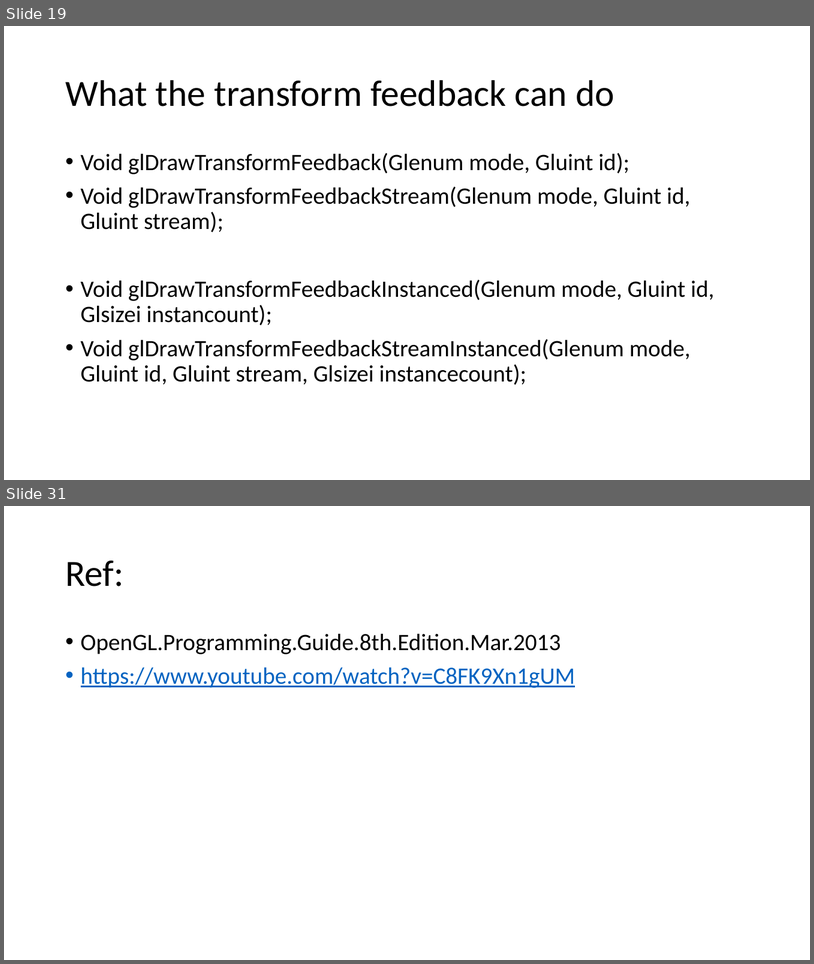
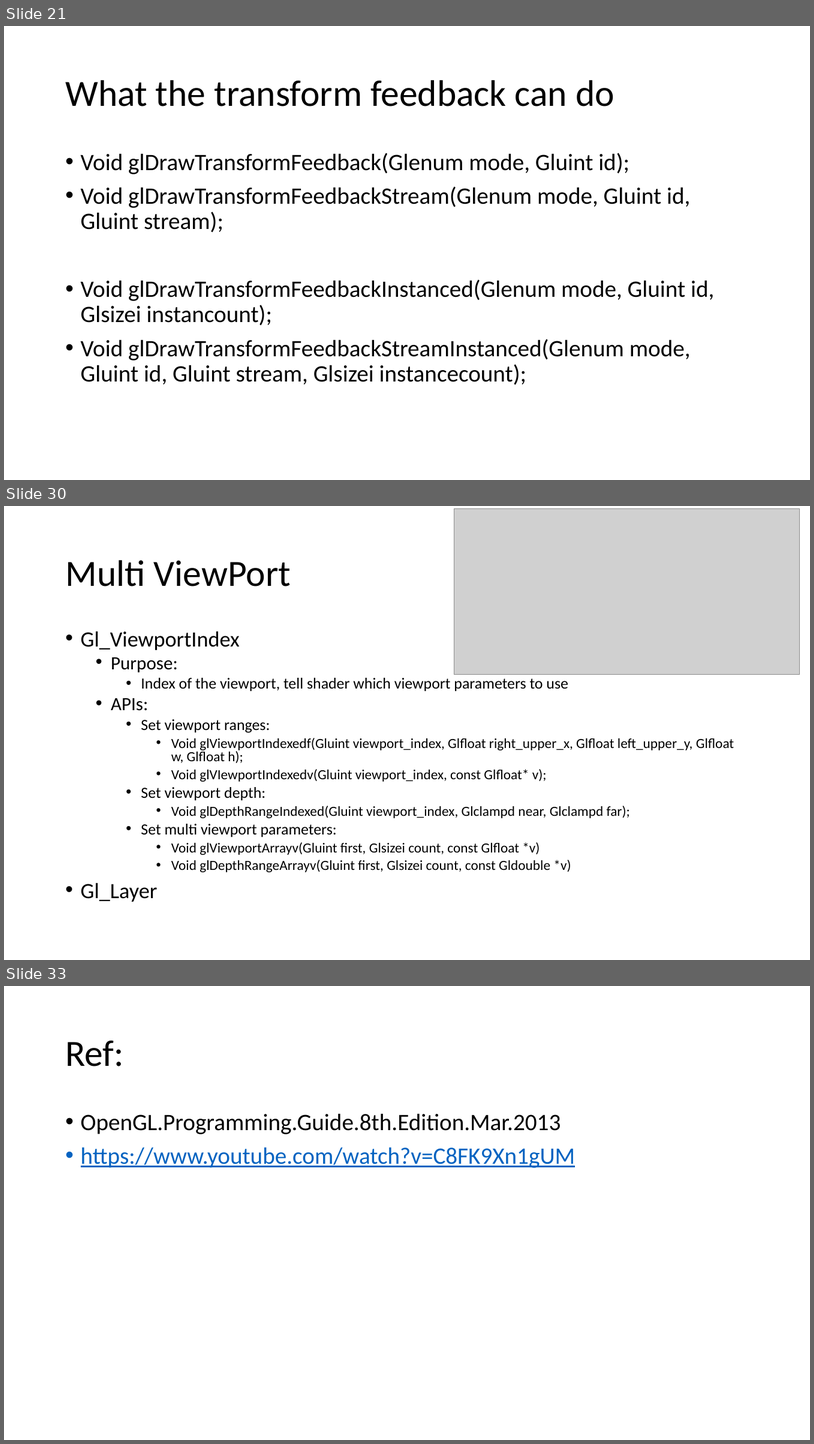
Before and after one commit to easyfly007/opengl_programming_guide, a slide deck: OpenGLProgrammingGuide_10_yifeih.pptx. Shown one above the other, each under a label of ours: slides 19 and 31 before the commit, slides 21, 30 and 33 after it; the slides between them are not shown. The pictures are 814x964 and 814x1444 pixels, drawn with LibreOffice and Linux fonts; fonts in the diff are those of the drawing; grey boxes stand for pictures. Boxes give left, top, right and bottom in pixels: in the first picture for what was removed or moved away, otherwise in the second. Text is boxed around its words. In the diff, an @@ line names an element or a change of style, - is before the commit and + after.

```diff
--- a/OpenGLProgrammingGuide_10_yifeih.pptx
+++ b/OpenGLProgrammingGuide_10_yifeih.pptx
@@ slide 30 added at <box>4,506,810,960</box>, background #FFFFFF @@
@@ picture added at <box>455,509,801,674</box> @@
@@ title added at <box>65,560,291,586</box>, 44 pt, text #000000 @@
+Multi ViewPort
@@ text added at <box>81,631,734,901</box>, 16.6 pt, text #000000 @@
+• Gl_ViewportIndex
+  • Purpose:
+    • Index of the viewport, tell shader which viewport parameters to use
+  • APIs:
+    • Set viewport ranges:
+      • Void glViewportIndexedf(Gluint viewport_index, Glfloat right_upper_x, Glfloat left_upper_y, Glfloat w, Glfloat h);
+      • Void glVIewportIndexedv(Gluint viewport_index, const Glfloat* v);
+    • Set viewport depth:
+      • Void glDepthRangeIndexed(Gluint viewport_index, Glclampd near, Glclampd far);
+    • Set multi viewport parameters:
+      • Void glViewportArrayv(Gluint first, Glsizei count, const Glfloat *v)
+      • Void glDepthRangeArrayv(Gluint first, Glsizei count, const Gldouble *v)
+• Gl_Layer
@@ what was slide 19 is now slide 21 @@
@@ what was slide 31 is now slide 33 @@
```
Also in this commit, not shown: 5 slides changed, 13 other slides added, 12 slides removed.
